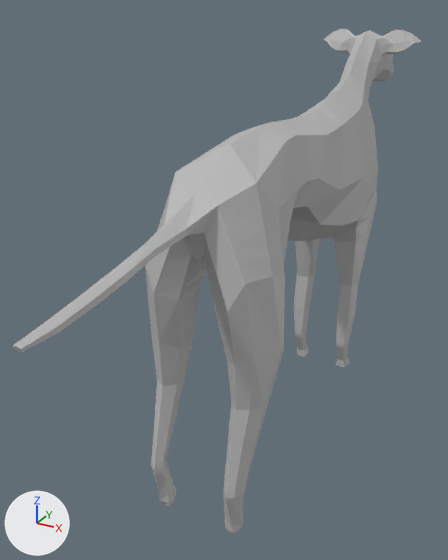
What one commit did to the Blender file Assets/FileDump/Blender/dog_01.blend.
One viewpoint serves both versions: a camera (50 mm lens) standing at (0.516, -1.207, 0.961) and looking at (-0.099, -0.089, 0.401). Every picture has the same lights, and +X, +Y and +Z are marked at lower left.

Before the edit, the objects in view are built like this:
```python
mat_material = principled_material('Material')
mat_material.base_color = (0.5, 0.5, 0.5)  # grey #bcbcbc
me_cube_001 = bpy.data.meshes.new('Cube.001')
me_cube_001.from_pydata(...)  # 711 vertices, 722 faces; spans x -0.13..0.13, y -0.67..0.86, z -0.5..0.4
me_cube_001.materials.append(mat_material)  # grey #bcbcbc
ob_dogmesh = bpy.data.objects.new('DogMesh', me_cube_001)
ob_dogmesh.location = (0.0, -0.099, 0.505)
```
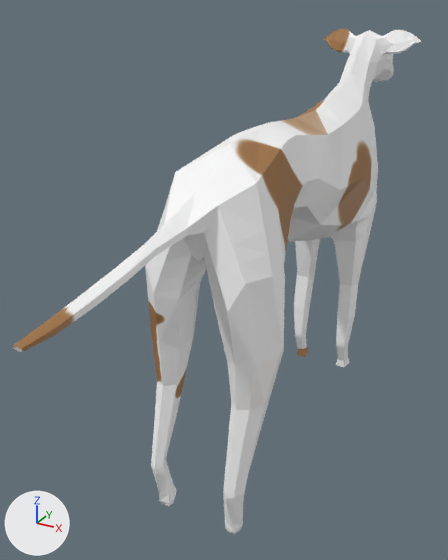
What changed in the scene script:
```text
Add img_dogetexture:
    img_dogetexture = load_image('DogeTexture', '_unpacked/DogeTexture', 1024, 1024, 'sRGB')
Change mat_material:
    remove mat_material.base_color = (0.5, 0.5, 0.5)  # grey #bcbcbc
    add mat_material.texture = img_dogetexture
```

Location of each change, (x1, y1, x2, y2) in pixels of the pictures (448 x 560 px):
'DogMesh', surface changed (grey to white)
    both: (13, 29, 421, 534)
